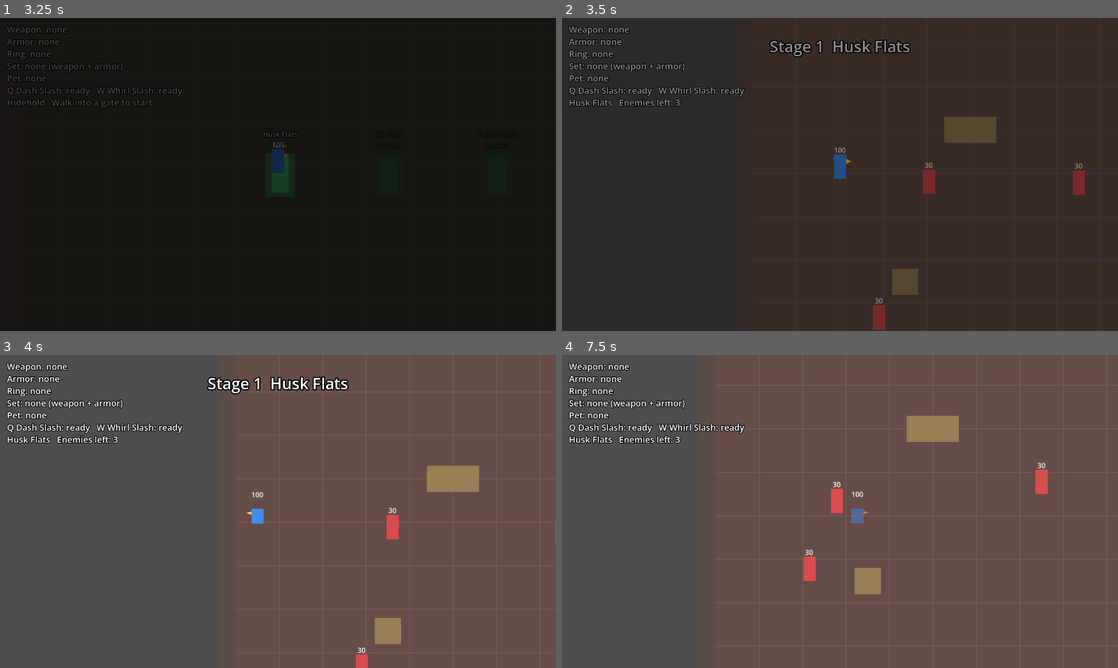
Above: before the commit, frames 1-4 (two rows, left to right).
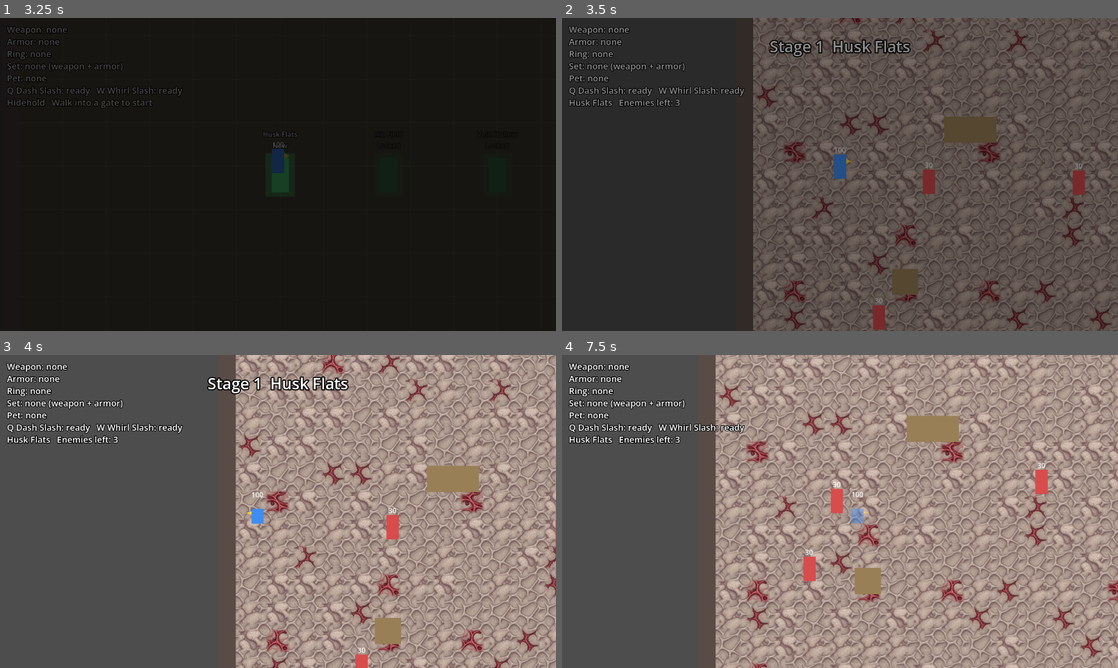
Above: after the commit, the same moments.

Repository: knc219-a11y/second-game
Game: Godot game, scene res://scenes/title.tscn
Two runs of this game, one before a commit and one after it. Both use one fixed random seed, a clock stepped at 60 frames per second and the inputs below.
Inputs:
- Up to frame 1 (3.25 s): tap Enter (ui_accept) at 0.5, 0.77, 1.52, 3.02 s; hold Right (move_right) 0.53-1.28 s; tap Space (roll) at 0.6, 1.55, 2.1, 2.85 s; hold Down (move_down) 1.28-2.03 s; tap X (attack) at 1.35 s; hold Right (move_right) 2.03-2.78 s; hold Up (move_up) from 2.78 s (still down)
- Up to frame 2 (3.5 s): keep holding Up (move_up)
- Up to frame 3 (4 s): release Up (move_up) at 3.53 s; hold Left (move_left) from 3.53 s (still down); hold X (attack) from 3.53 s (still down); tap Enter (ui_accept) at 3.77 s; tap Space (roll) at 3.8 s
- Up to frame 4 (7.5 s): release X (attack) at 4.28 s; tap Space (roll) at 4.35, 5.1, 6.05, 6.6, 7.35 s; tap Enter (ui_accept) at 4.52, 6.02, 6.77 s; release Left (move_left) at 5.03 s; hold Down (move_down) 5.03-5.78 s; hold Right (move_right) 5.78-6.53 s; tap X (attack) at 5.85 s; hold Up (move_up) 6.53-7.28 s; hold Right (move_right) from 7.28 s (still down)

Frame 1 is identical in both runs. In frame 2, 53% of the frame differs, in the area x 34-100%, y 0-100%; in frame 3, 54%; in frame 4, 69%, in the area x 27-100%, y 0-100%.

Commit message:
Stage 1 floor: s1_ground.png tiles on a TileMapLayer; other stages, town and dungeon unchanged
Adds art/stage1/tiles/s1_ground.png (512x128, 64px cells, 4 base / 2 cracked /
2 red vein) and tilesets/stage1_terrain.tres. test_map gets a Ground layer
filled once with a fixed seed (cracks 8%, veins 4%) and shown only in stage 1,
where the debug grid is hidden. No collision, combat or spawn changes.

Co-Authored-By: Claude Opus 5.5 (1M context) <noreply@anthropic.com>
Claude-Session: https://claude.ai/code/session_01GG94k8w64NAthvv3NUSVza

Diff:
--- a/scenes/test_map.tscn
+++ b/scenes/test_map.tscn
@@ -1,9 +1,10 @@
-[gd_scene load_steps=13 format=3]
+[gd_scene load_steps=14 format=3]
 
 [ext_resource type="PackedScene" path="res://scenes/player.tscn" id="1"]
 [ext_resource type="Script" path="res://scripts/test_map.gd" id="3"]
 [ext_resource type="PackedScene" path="res://scenes/enemy.tscn" id="2"]
 [ext_resource type="Script" path="res://scripts/pause_menu.gd" id="4"]
+[ext_resource type="TileSet" path="res://tilesets/stage1_terrain.tres" id="5"]
 
 [sub_resource type="RectangleShape2D" id="Shape_WallTop"]
 size = Vector2(1680, 40)
@@ -35,6 +36,10 @@
 [node name="Floor" type="Polygon2D" parent="."]
 color = Color(0.18, 0.32, 0.2, 1)
 polygon = PackedVector2Array(0, 0, 1600, 0, 1600, 900, 0, 900)
+
+[node name="Ground" type="TileMapLayer" parent="."]
+visible = false
+tile_set = ExtResource("5")
 
 [node name="Grid" type="Node2D" parent="."]
 
--- a/scripts/test_map.gd
+++ b/scripts/test_map.gd
@@ -73,6 +73,13 @@
 # unlocked = STAGES.size() + 1 opens the dungeon gate.
 const HUB_GATES := [Vector2(600, 540), Vector2(850, 540), Vector2(1100, 540), Vector2(1350, 540)]
 const HUB_FLOOR_COLOR := Color(0.33, 0.3, 0.25, 1)
+# Stage 1 floor is painted with s1_ground.png tiles (atlas row 0: 4 base, 2
+# cracked, 2 red vein). Fixed seed so the floor looks the same every visit;
+# other stages, town and dungeon keep the flat colour floor and grid.
+const GROUND_SIZE := Vector2i(25, 15)
+const GROUND_SEED := 1
+@export var ground_crack_chance: float = 0.08
+@export var ground_vein_chance: float = 0.04
 const LOCKED_GATE_COLOR := Color(0.55, 0.55, 0.55, 0.6)
 const DUNGEON_GATE_COLOR := Color(1, 0.35, 0.3, 0.8)
 var in_hub: bool = false
@@ -160,6 +167,8 @@
 @onready var exit_gate: Node2D = $ExitGate
 @onready var obstacles: Node2D = $Obstacles
 @onready var floor_poly: Polygon2D = $Floor
+@onready var ground: TileMapLayer = $Ground
+@onready var grid: Node2D = $Grid
 
 
 func _ready() -> void:
@@ -197,6 +206,7 @@
 	exit_gate.visible = false
 	_build_rocks([])
 	floor_poly.color = HUB_FLOOR_COLOR
+	_show_ground(false)
 	var cfg := ConfigFile.new()
 	cfg.load(player.SAVE_PATH)
 	unlocked = cfg.get_value("progress", "unlocked", 1)
@@ -228,6 +238,7 @@
 	player.hits_taken = 0
 	_build_rocks(STAGE_ROCKS[(stage - 1) % STAGE_ROCKS.size()], STAGE_ROCK_COLORS[(stage - 1) % STAGE_ROCK_COLORS.size()])
 	floor_poly.color = STAGE_FLOOR_COLORS[(stage - 1) % STAGE_FLOOR_COLORS.size()]
+	_show_ground(stage == 1)
 	for entry in STAGES[(stage - 1) % STAGES.size()]:
 		var enemy := enemy_scene.instantiate()
 		enemy.position = entry[1]
@@ -238,6 +249,25 @@
 		enemies.add_child(enemy)
 	print("Stage %d: %d enemies" % [stage, enemies.get_child_count()])
 	_show_banner("Stage %d  %s" % [stage, _stage_name()])
+
+
+# Tiled floor on, grid off (or the other way round). Fills the layer once.
+func _show_ground(on: bool) -> void:
+	ground.visible = on
+	grid.visible = not on
+	if not on or ground.get_used_cells().size() > 0:
+		return
+	var rng := RandomNumberGenerator.new()
+	rng.seed = GROUND_SEED
+	for y in GROUND_SIZE.y:
+		for x in GROUND_SIZE.x:
+			var roll := rng.randf()
+			var tile := rng.randi_range(0, 3)
+			if roll < ground_vein_chance:
+				tile = 6 + rng.randi_range(0, 1)
+			elif roll < ground_vein_chance + ground_crack_chance:
+				tile = 4 + rng.randi_range(0, 1)
+			ground.set_cell(Vector2i(x, y), 0, Vector2i(tile, 0))
 
 
 # Replaces every Rock* under Obstacles (walls stay) with the given boxes.
@@ -451,6 +481,7 @@
 	respawn_left = respawn_delay
 	_build_rocks(DUNGEON_ROCKS, DUNGEON_ROCK_COLOR)
 	floor_poly.color = DUNGEON_FLOOR_COLOR
+	_show_ground(false)
 	print("Dungeon")
 	_show_banner(DUNGEON_NAME)
 
--- /dev/null
+++ b/tilesets/stage1_terrain.tres
@@ -0,0 +1,19 @@
+[gd_resource type="TileSet" load_steps=3 format=3]
+
+[ext_resource type="Texture2D" path="res://art/stage1/tiles/s1_ground.png" id="1"]
+
+[sub_resource type="TileSetAtlasSource" id="TileSetAtlasSource_ground"]
+texture = ExtResource("1")
+texture_region_size = Vector2i(64, 64)
+0:0/0 = 0
+1:0/0 = 0
+2:0/0 = 0
+3:0/0 = 0
+4:0/0 = 0
+5:0/0 = 0
+6:0/0 = 0
+7:0/0 = 0
+
+[resource]
+tile_size = Vector2i(64, 64)
+sources/0 = SubResource("TileSetAtlasSource_ground")
Binary file added: art/stage1/tiles/s1_ground.png
Not shown, added: art/stage1/tiles/s1_ground.png.import
